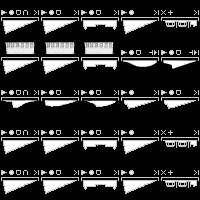
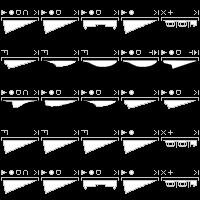
Revision of a layered (200, 200) image; what changed, layer by layer:
painted on "Viscount" over (x1=83, y1=60, x2=117, y2=67)
painted on "Layer 0" over (x1=1, y1=42, x2=119, y2=154)
showed "Layer 4" over (x1=1, y1=42, x2=119, y2=154)
